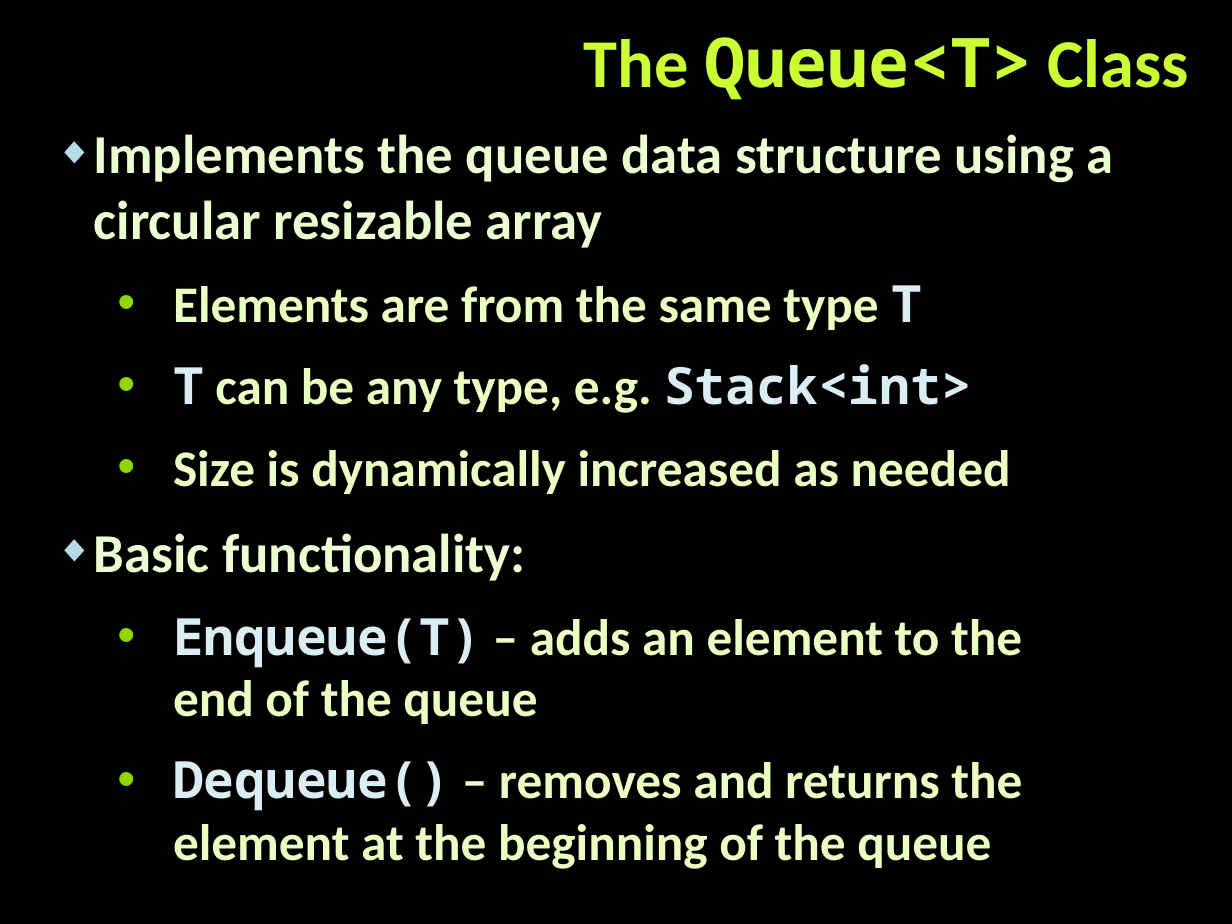
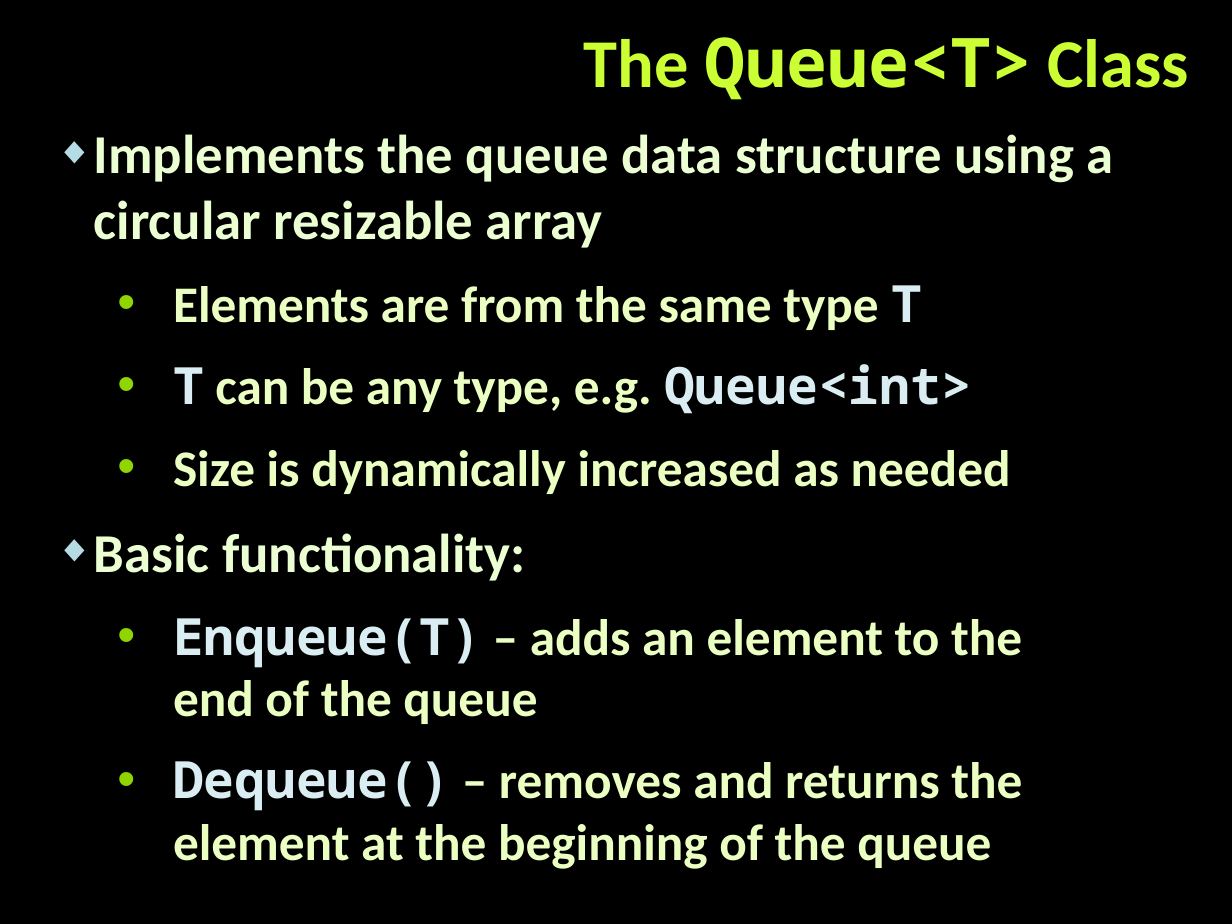
Before and after one commit to martin-nikolov/Telerik-Academy, a slide deck: slide 43 of Programming with C#/5. C# Data Structures and Algorithms/02. Linear Data Structures/Linear-Data-Structures.pptx. Drawn at 1232x924 pixels with LibreOffice and Linux fonts; fonts in the diff are those of the drawing; background and template pictures are left out. Boxes give left, top, right and bottom in pixels: in the first picture for what was removed or moved away, otherwise in the second. Text is boxed around its words. In the diff, an @@ line names an element or a change of style, - is before the commit and + after.

```diff
--- a/Programming with C#/5. C# Data Structures and Algorithms/02. Linear Data Structures/Linear-Data-Structures.pptx
+++ b/Programming with C#/5. C# Data Structures and Algorithms/02. Linear Data Structures/Linear-Data-Structures.pptx
@@ text at (173,364,972,414): text changed @@
-  • T can be any type, e.g. Stack<int>
+  • T can be any type, e.g. Queue<int>
```
Also in this commit, not shown: 20 other slides changed, 4 other files.
